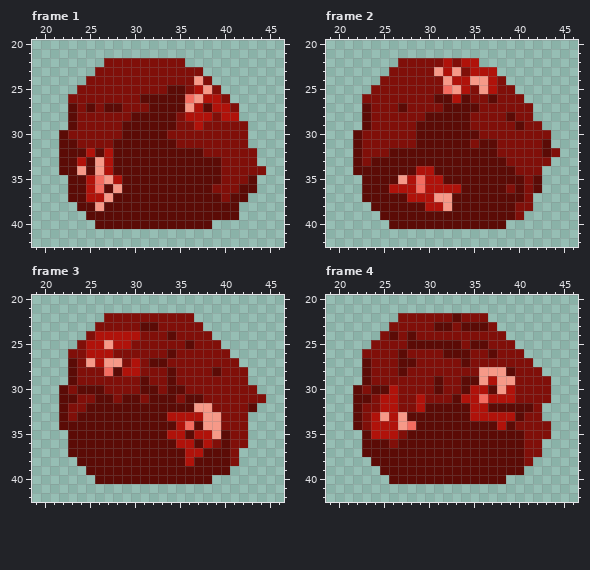
A pixel-art file gets an edit: sprites/player-mid-move.aseprite. Above, as it was before the edit.
64x64 pixels, 4 frames. Shown: frame 1: x 19..46, y 20..42; frame 2: x 19..46, y 20..42; frame 3: x 19..46, y 20..42; frame 4: x 19..46, y 20..42.
After the commit:
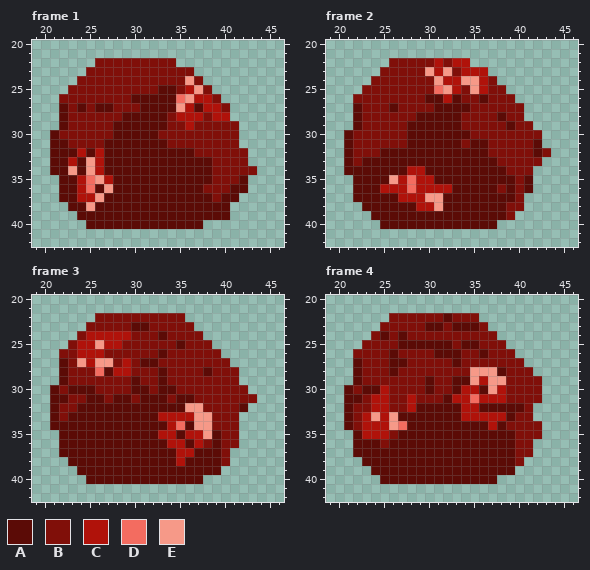
Palette (. is transparent): A #5b0b06  B #800f09  C #b0120a  D #f36c60  E #f69988
Diff:
--- frame 1
@@ x 19..46 @@
 21 ............................
-22 ........BBBBBBBBB...........
-23 .......BBBBBBBBBBBB.........
-24 ......BBBBBBBBBBBBEB........
-25 .....BBBBBBBBBBAABCEB.......
-26 ....BBBBBBBBAAAAADECCB......
-27 ....ABABAABBBAAAAECACCB.....
-28 ....ABBBBBBAAAAABCCCBCC.....
-29 ....ABBBBBAAAAAABBCBBBBB....
-30 ...ABBBBBBAAAAABBBBBBBBB....
-31 ...AABBBBAAAAAAABBBBBBBB....
-32 ...AAACACAAAAAAAAAABBBBBB...
-33 ...AACAECAAAAAAAAAAAABBBB...
-34 ...AAEAECAAAAAAAAAAAABBBBB..
-35 ....AACDECAAAAAAAAAAABBBA...
-36 ....AACDAEAAAAAAAAAABBBAA...
-37 ....AACCEAAAAAAAAAAAABAA....
-38 .....AAEAAAAAAAAAAAAAAA.....
-39 ......AAAAAAAAAAAAAAAAA.....
-40 .......AAAAAAAAAAAAA........
+22 .......BBBBBBBBB............
+23 ......BBBBBBBBBBBB..........
+24 .....BBBBBBBBBBBBEB.........
+25 ....BBBBBBBBBBAABCEB........
+26 ...BBBBBBBBAAAAADECCB.......
+27 ...ABABAABBBAAAAECACCB......
+28 ...ABBBBBBAAAAABCCCBCC......
+29 ...ABBBBBAAAAAABBCBBBBB.....
+30 ..ABBBBBBAAAAABBBBBBBBB.....
+31 ..AABBBBAAAAAAABBBBBBBB.....
+32 ..AAACACAAAAAAAAAABBBBBB....
+33 ..AACAECAAAAAAAAAAAABBBB....
+34 ..AAEAECAAAAAAAAAAAABBBBB...
+35 ...AACDECAAAAAAAAAAABBBA....
+36 ...AACDAEAAAAAAAAAABBBAA....
+37 ...AACCEAAAAAAAAAAAABAA.....
+38 ....AAEAAAAAAAAAAAAAAA......
+39 .....AAAAAAAAAAAAAAAAA......
+40 ......AAAAAAAAAAAAA.........
 41 ............................
--- frame 2
@@ x 19..46 @@
 21 ............................
-22 ........BBBBBCBCC...........
-23 .......BBBBBECEBCCC.........
-24 ......BBBBBBBECCEECB........
-25 .....BBBBBBBBDECBECBB.......
-26 ....BBBBBBBBAACABBABBB......
-27 ....ABBBABBBBAAAABBBBBB.....
-28 ....ABBBBBBAAAAABBBBABB.....
-29 ....ABBBBBAAAAAABBBBBABB....
-30 ...ABBBBBBAAAAAAABBBBBBBB...
-31 ...ABBBBBBAAAAAABAABBBBBA...
-32 ...ABBBAAAAAAAAAAAABBBBBAB..
-33 ...ABAAAAAAAAAAAAAAABBBBB...
-34 ...AAAAAAACCAAAAAAAAABBB....
-35 ....AAAAECDCCAAAAAAAAABA....
-36 ....AAACCCDCCCCAAAAABABA....
-37 ....AAAAACCCEEAAAAAAAAB.....
-38 .....AAAAAACCEAAAAAAABB.....
-39 ......AAAAAAAAAAAAAAAB......
-40 .......AAAAAAAAAAAAA........
+22 .......BBBBBCBCC............
+23 ......BBBBBECEBCCC..........
+24 .....BBBBBBBECCEECB.........
+25 ....BBBBBBBBDECBECBB........
+26 ...BBBBBBBBAACABBABBB.......
+27 ...ABBBABBBBAAAABBBBBB......
+28 ...ABBBBBBAAAAABBBBABB......
+29 ...ABBBBBAAAAAABBBBBABB.....
+30 ..ABBBBBBAAAAAAABBBBBBBB....
+31 ..ABBBBBBAAAAAABAABBBBBA....
+32 ..ABBBAAAAAAAAAAAABBBBBAB...
+33 ..ABAAAAAAAAAAAAAAABBBBB....
+34 ..AAAAAAACCAAAAAAAAABBB.....
+35 ...AAAAECDCCAAAAAAAAABA.....
+36 ...AAACCCDCCCCAAAAABABA.....
+37 ...AAAAACCCEEAAAAAAAAB......
+38 ....AAAAAACCEAAAAAAABB......
+39 .....AAAAAAAAAAAAAAAB.......
+40 ......AAAAAAAAAAAAA.........
 41 ............................
--- frame 3
@@ x 19..46 @@
 21 ............................
-22 ........BBBBBBBBBB..........
-23 .......BBBBBAABBBBB.........
-24 ......BCCCCCBBBABBBB........
-25 .....BCCECCBBBBBBABBB.......
-26 ....BBCCCBBBBBBABBBBBB......
-27 ....ABECEEBCBAABBBBBBBB.....
-28 ....ABBBDACCBBBABBBBABBB....
-29 ....ABBBBBBBABBABBBBBBBB....
-30 ...ABAAABBBBAABAABBBBBBBB...
-31 ...AABBAABAABAAABAABBBBBBB..
-32 ...ABBAAAAAAAAAAAAEEBBBBA...
-33 ...ABAAAAAAAAAACCCCEEBBB....
-34 ...AAAAAAAAAAAAACDAEEBBB....
-35 ....AAAAAAAAAAACCACCEABB....
-36 ....AAAAAAAAAAAACCACBABB....
-37 ....AAAAAAAAAAAAACCAAAB.....
-38 .....AAAAAAAAAAAACAAAAB.....
-39 ......AAAAAAAAAAAAAAAA......
-40 .......AAAAAAAAAAAAA........
+22 .......BBBBBBBBBB...........
+23 ......BBBBBAABBBBB..........
+24 .....BCCCCCBBBABBBB.........
+25 ....BCCECCBBBBBBABBB........
+26 ...BBCCCBBBBBBABBBBBB.......
+27 ...ABECEEBCBAABBBBBBBB......
+28 ...ABBBDACCBBBABBBBABBB.....
+29 ...ABBBBBBBABBABBBBBBBB.....
+30 ..ABAAABBBBAABAABBBBBBBB....
+31 ..AABBAABAABAAABAABBBBBBB...
+32 ..ABBAAAAAAAAAAAAEEBBBBA....
+33 ..ABAAAAAAAAAACCCCEEBBB.....
+34 ..AAAAAAAAAAAAACDAEEBBB.....
+35 ...AAAAAAAAAAACCACCEABB.....
+36 ...AAAAAAAAAAAACCACBABB.....
+37 ...AAAAAAAAAAAAACCAAAB......
+38 ....AAAAAAAAAAAACAAAAB......
+39 .....AAAAAAAAAAAAAAAA.......
+40 ......AAAAAAAAAAAAA.........
 41 ............................
--- frame 4
@@ x 19..46 @@
 21 ............................
-22 ........BBBBBBABBB..........
-23 .......BBBBBAABAAAB.........
-24 ......BABABBBBBBBBBB........
-25 .....BBBBAAAAAABAABBB.......
-26 ....BBBBABBBBAAABBABBB......
-27 ....ABBBAABBBBBABBBBBBB.....
-28 ....ABBBABBBBBBBBEEEABBB....
-29 ....ABBBBBBBABBAAECEEBBBB...
-30 ...ABAACBBBBABBACCAECBBBB...
-31 ...AABCCBBCBBBACCDCCCBBBB...
-32 ...ABBCCBBCAAAAACCAAAAAB....
-33 ...ABCECEAAAAAAACCCCCABB....
-34 ...ABCCCEDAAAAAAAAACABBBB...
-35 ....ACCCBAAAAAAAAAAAAABBB...
-36 ....AAABAAAAAAAAAAAAAABB....
-37 ....AAAAAAAAAAAAAAAAAABB....
-38 .....AAAAAAAAAAAAAAAAAB.....
-39 ......AAAAAAAAAAAAAAAA......
-40 .......AAAAAAAAAAAAA........
+22 .......BBBBBBABBB...........
+23 ......BBBBBAABAAAB..........
+24 .....BABABBBBBBBBBB.........
+25 ....BBBBAAAAAABAABBB........
+26 ...BBBBABBBBAAABBABBB.......
+27 ...ABBBAABBBBBABBBBBBB......
+28 ...ABBBABBBBBBBBEEEABBB.....
+29 ...ABBBBBBBABBAAECEEBBBB....
+30 ..ABAACBBBBABBACCAECBBBB....
+31 ..AABCCBBCBBBACCDCCCBBBB....
+32 ..ABBCCBBCAAAAACCAAAAAB.....
+33 ..ABCECEAAAAAAACCCCCABB.....
+34 ..ABCCCEDAAAAAAAAACABBBB....
+35 ...ACCCBAAAAAAAAAAAAABBB....
+36 ...AAABAAAAAAAAAAAAAABB.....
+37 ...AAAAAAAAAAAAAAAAAABB.....
+38 ....AAAAAAAAAAAAAAAAAB......
+39 .....AAAAAAAAAAAAAAAA.......
+40 ......AAAAAAAAAAAAA.........
 41 ............................
Changed places in both pictures, as pixel boxes (x1, y1, x2, y2):
changed: (50, 58, 266, 229)
changed: (344, 58, 560, 229)
changed: (50, 313, 266, 484)
changed: (344, 313, 551, 484)
